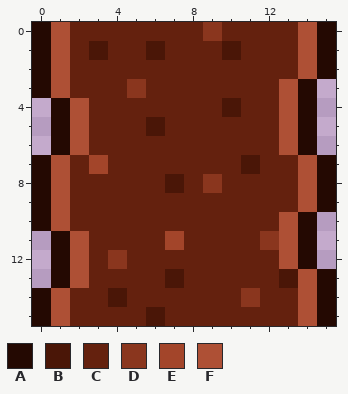
Edited in one commit: pixel-art sprite (tiles/dirt/dirt-07.png). Above is the file before it was changed.
The file is 16x16 pixels.
Palette (. is transparent): A #240902  B #4a1607  C #64210e  D #8a361e  E #a3452a  F #ae5035
Pixels before, first column x 0:
 0 AFCCCCCCCDCCCCFA
 1 AFCBCCBCCCBCCCFA
 2 AFCCCCCCCCCCCCFA
 3 AFCCCDCCCCCCCFA.
 4 .AFCCCCCCCBCCFA.
 5 .AFCCCBCCCCCCFA.
 6 .AFCCCCCCCCCCFA.
 7 AFCECCCCCCCBCCFA
 8 AFCCCCCBCDCCCCFA
 9 AFCCCCCCCCCCCCFA
10 AFCCCCCCCCCCCFA.
11 .AFCCCCECCCCDFA.
12 .AFCDCCCCCCCCFA.
13 .AFCCCCBCCCCCBFA
14 AFCCBCCCCCCDCCFA
15 AFCCCCBCCCCCCCFA
The same view after the edit:
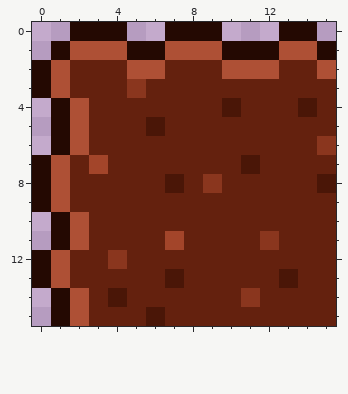
The exact change:
{"y":0,"x":0,"old":"AFCCCCCCCDCCCCFA","new":"..AAA..AAA...AA."}
{"y":1,"x":0,"old":"AFCBCCBCCCBCCC","new":".AFFFAAFFFAAAF"}
{"y":2,"x":5,"old":"CC","new":"FF"}
{"y":2,"x":10,"old":"CCC","new":"FFF"}
{"y":2,"x":14,"old":"FA","new":"CF"}
{"y":3,"x":13,"old":"FA.","new":"CCC"}
{"y":4,"x":13,"old":"FA.","new":"CBC"}
{"y":5,"x":13,"old":"FA.","new":"CCC"}
{"y":6,"x":13,"old":"FA.","new":"CCD"}
{"y":7,"x":14,"old":"FA","new":"CC"}
{"y":8,"x":14,"old":"FA","new":"CB"}
{"y":9,"x":14,"old":"FA","new":"CC"}
{"y":10,"x":0,"old":"AFC","new":".AF"}
{"y":10,"x":13,"old":"FA.","new":"CCC"}
{"y":11,"x":13,"old":"FA.","new":"CCC"}
{"y":12,"x":0,"old":".AF","new":"AFC"}
{"y":12,"x":13,"old":"FA.","new":"CCC"}
{"y":13,"x":0,"old":".AF","new":"AFC"}
{"y":13,"x":14,"old":"FA","new":"CC"}
{"y":14,"x":0,"old":"AFC","new":".AF"}
{"y":14,"x":14,"old":"FA","new":"CC"}
{"y":15,"x":0,"old":"AFC","new":".AF"}
{"y":15,"x":14,"old":"FA","new":"CC"}
{"label":"changed","picture_box":[32,22,336,326]}
